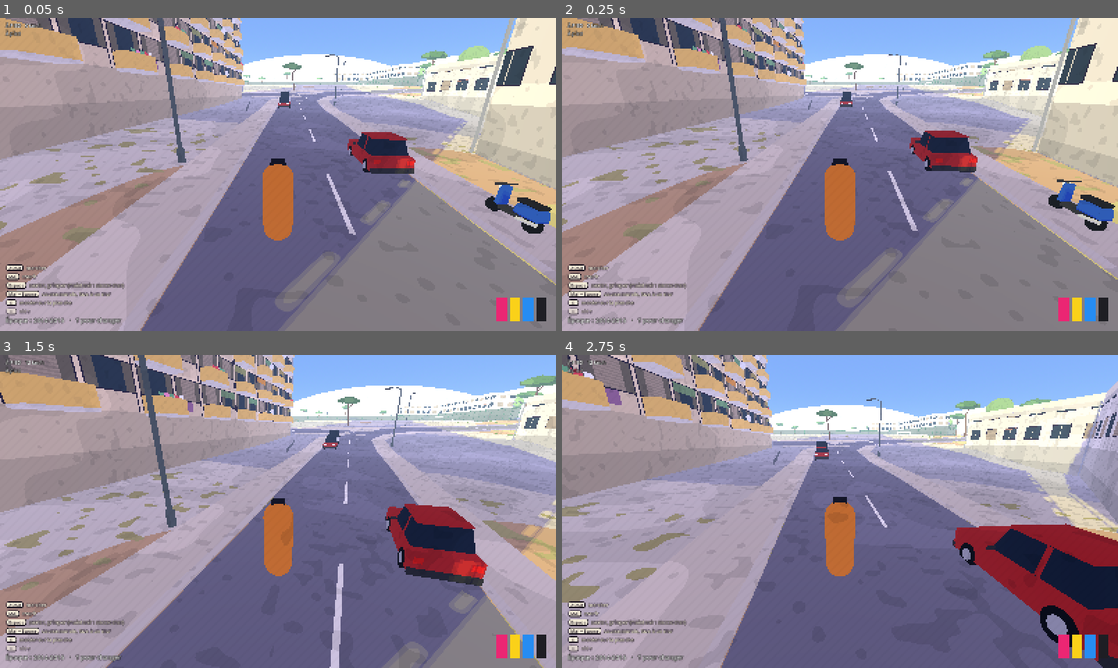
Above: before the commit, frames 1-4 (two rows, left to right).
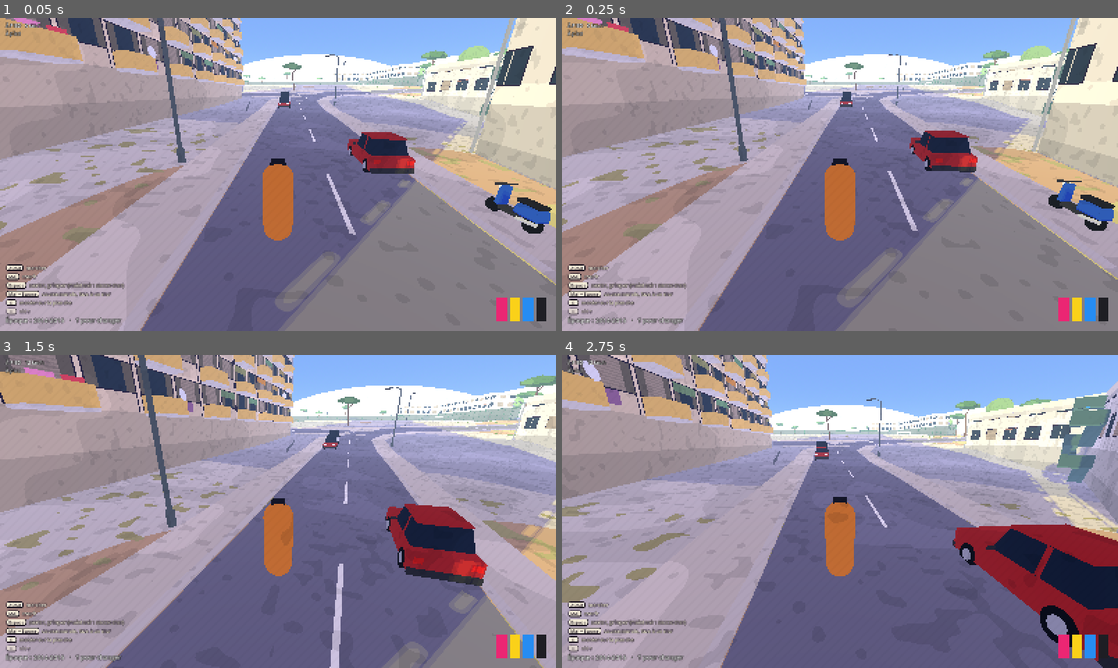
Above: after the commit, the same moments.

Repository: negoatapp-cyber/TRACE
Game: Godot game, scene res://scenes/lauriers.tscn
Same seed, same stepped clock (60 frames per second), same inputs: the game is played once before the commit and once after it.
Inputs (mouse positions are in pixels of both pictures, inside the frame that each line leads up to):
- Up to frame 1 (0.05 s): no input
- Up to frame 2 (0.25 s): no input
- Up to frame 3 (1.5 s): tap Enter (ui_accept) at 0.5 s; move the mouse to (305, 511) at 0.52 s; hold G (graff) 0.53-1.28 s; hold W (move_forward) from 0.53 s (still down); tap F (fouiller) at 0.6 s; click (305, 511) at 0.67 s; tap Space (jump) at 0.77, 1.07 s; move the mouse to (250, 511) at 1.27 s; tap G (graff) at 1.35 s
- Up to frame 4 (2.75 s): keep holding W (move_forward); tap Space (jump) at 1.52, 1.82 s; tap C (graff_color) at 1.55, 2.1 s; move the mouse to (851, 505) at 2.02 s; hold L (grind) from 2.03 s (still down)

The runs differ from the first frame. In frame 1, 0.3% of the frame differs, in the area x 2-91%, y 0-36%; in frame 2, 0.3%; in frame 3, 0.3%; in frame 4, 1.8%, in the area x 0-99%, y 0-42%.

Commit message:
Téléphone : seuls les boutons utiles s'affichent (à pied, skate, devant un mur → GRAFF et ses options, suspendu, véhicule, en train de peindre) ; accès aux toits vérifiés (échafaudage, escaliers de secours) ; reprise des toits de n°2
Co-Authored-By: Claude Opus 5.5 <noreply@anthropic.com>
Claude-Session: https://claude.ai/code/session_014E2dCjxvrNHpEzHYuDe4HQ

Diff:
--- a/scripts/graffiti.gd
+++ b/scripts/graffiti.gd
@@ -112,6 +112,26 @@
 
 
 const NOMS := {"tag": "TAG", "flop": "FLOP", "piece": "PIÈCE"}
+
+
+## Pour les boutons du téléphone.
+func peut_graffer() -> bool:
+	return _trace == null and not _cible.is_empty() and _joueur.mode == Player.Mode.WALK and _joueur.is_on_floor()
+
+
+func a_reprendre_ici() -> bool:
+	return _a_reprendre() >= 0
+
+
+func commande_tactile(c: String) -> void:
+	if not peut_graffer():
+		return
+	if c == "reprendre":
+		var i := _a_reprendre()
+		if i >= 0:
+			_commencer(poses[i].t, i)
+	elif reserve[bombe] >= COUT[c]:
+		_commencer(c)
 
 
 ## Un flop ou une pièce inachevés, sur le mur qu'on regarde : un appui bref les reprend.
--- a/scripts/habillage.gd
+++ b/scripts/habillage.gd
@@ -436,6 +436,12 @@
 	f.set("habillage", self)
 	add_child(f)
 	f.call("construire", batiments)
+	var g := Node3D.new()
+	g.set_script(load("res://scripts/habillage_toits.gd"))
+	g.name = "AccesToits"
+	g.set("habillage", self)
+	add_child(g)
+	g.call("construire", batiments, Q.epoque)
 
 
 # ───────────────────────── vieux graffitis, affiches, effacements ─────────────────────────
--- a/scripts/habillage_facades.gd
+++ b/scripts/habillage_facades.gd
@@ -78,7 +78,7 @@
 			continue
 		var d := (b - a) / long
 		var n := _normale_dehors(a, b, poly)
-		if style in AVEC_BALCONS and long >= 8.0:
+		if style in AVEC_BALCONS and long >= 15.0:  # pas de balcons sur les pignons
 			_balcons(corps, a, d, n, u, long, moy, niveaux, etage, travee, garde)
 		elif style in AVEC_DALLES:
 			_dalles(a, b, d, n, long, moy, niveaux, etage, mur.darkened(0.08))
@@ -122,9 +122,9 @@
 			if k < PRISES_BASSES or colonne:
 				var cs := CollisionShape3D.new()
 				var sh := BoxShape3D.new()
-				sh.size = Vector3(larg, GARDE_CORPS + 0.16, BALCON_PROFOND)
+				sh.size = Vector3(larg, GARDE_CORPS + 0.06, BALCON_PROFOND)
 				cs.shape = sh
-				cs.transform = Transform3D(base, o + base.z * (BALCON_PROFOND * 0.5) + Vector3.UP * (GARDE_CORPS * 0.5 - 0.08))
+				cs.transform = Transform3D(base, o + base.z * (BALCON_PROFOND * 0.5) + Vector3.UP * (GARDE_CORPS * 0.5 - 0.13))
 				corps.add_child(cs)
 				n_prises += 1
 
--- /dev/null
+++ b/scripts/habillage_toits.gd
@@ -0,0 +1,262 @@
+extends Node3D
+## TRACE — décor des accès aux toits (conversation n°2, lot 2).
+##  - L'échafaudage du pignon nord de la grande barre (2014-2015, pendant la réhabilitation) :
+##    tubes, planchers tous les 2 m, bâches bleues, filet de chantier.
+##  - Les escaliers de secours métalliques du lycée, de l'école, de l'hôpital et de l'internat.
+## Tout est solide (on peut marcher sur les planchers et monter les escaliers), dans le groupe « prise ».
+## La façon de grimper est le travail de n°1 : la liste « acces » donne, pour chaque accès,
+## son point de départ au sol, la hauteur du toit et l'orientation du mur.
+## Code couleur de la DA : le bleu bâche signale ce qui s'escalade.
+
+const TOON := preload("res://shaders/bd_toon.gdshader")
+const BACHE := Color(0.20, 0.52, 0.85)
+const TUBE := Color(0.62, 0.64, 0.66)
+const PLANCHER := Color(0.72, 0.58, 0.38)
+const METAL := Color(0.30, 0.42, 0.40)   # escaliers de secours : vert sombre, peinture antirouille
+
+const NIVEAU := 2.0          # écart entre deux planchers d'échafaudage
+const COLONNE := 1.5         # largeur d'une travée d'échafaudage
+const PROFONDEUR := 1.1      # profondeur des planchers
+const ECART_MUR := 0.3       # distance entre l'échafaudage et le mur
+
+## Escaliers de secours : nom du bâtiment, numéro du côté (0 = premier côté du relevé), position le long du côté.
+const ESCALIERS := [["Lycée", -1, 0.25], ["École des Lauriers", -1, 0.3], ["Hôpital 2", -1, 0.5], ["Internat", -1, 0.5]]
+
+var habillage: Node
+var _paquets := {}
+var _cube := BoxMesh.new()
+var acces: Array = []        # [nom, départ au sol, altitude du toit, normale du mur, extra] pour n°1 et la carte
+
+
+func construire(batiments: Array, epoque: String) -> void:
+	_cube.size = Vector3.ONE
+	for c in batiments:
+		var nom: String = c[1]
+		var poly := _poly(c[4])
+		var moy := 0.0
+		for p in poly:
+			moy += h(p.x, p.y)
+		moy /= poly.size()
+		var toit := moy + float(c[2])
+		if nom == "Grande barre des Lauriers" and epoque == "avant":
+			_echafaudage(poly, toit)
+		for e: Array in ESCALIERS:
+			if e[0] == nom:
+				_escalier_secours(nom, poly, int(e[1]), float(e[2]), toit)
+	_poser_paquets()
+	for p in acces:
+		print("Accès au toit : %s (%.0f m)" % [p[0], p[2] - h(p[1].x, p[1].z)])
+
+
+func h(x: float, z: float) -> float:
+	return habillage.h(x, z)
+
+
+# ───────────────────────── échafaudage de la barre ─────────────────────────
+
+func _echafaudage(poly: PackedVector2Array, toit: float) -> void:
+	# Le pignon nord : le côté le plus au nord parmi les côtés courts.
+	var meilleur := -1
+	var zmax := -INF
+	for k in poly.size():
+		var a := poly[k]
+		var b := poly[(k + 1) % poly.size()]
+		var l := a.distance_to(b)
+		if l > 6.0 and l < 16.0 and (a.y + b.y) * 0.5 > zmax:
+			zmax = (a.y + b.y) * 0.5
+			meilleur = k
+	if meilleur < 0:
+		return
+	var a := poly[meilleur]
+	var b := poly[(meilleur + 1) % poly.size()]
+	var long := a.distance_to(b)
+	var d := (b - a) / long
+	var n := _normale_dehors(a, b, poly)
+	var base := _base(n)
+	var nb_col := int(floor((long - 0.6) / COLONNE))
+	var debut := (long - nb_col * COLONNE) * 0.5
+	var milieu := a + d * (long * 0.5) + n * (ECART_MUR + PROFONDEUR * 0.5)
+	var y0 := h(milieu.x, milieu.y)
+	# Le dernier plancher est 1,5 m sous le haut de l'acrotère : on s'y hisse pour passer sur le toit.
+	var nb_niv := int(round((toit + 0.75 - 1.5 - y0) / NIVEAU))
+	var niveau := (toit + 0.75 - 1.5 - y0) / nb_niv
+	var corps := StaticBody3D.new()
+	corps.name = "Echafaudage_barre"
+	corps.add_to_group("prise")
+	add_child(corps)
+	var c_route := int(nb_col / 2) - 1   # le zigzag occupe deux travées au milieu
+	for i in nb_col + 1:
+		# Montants (intérieur et extérieur), du sol jusqu'au-dessus du toit.
+		for prof: float in [ECART_MUR, ECART_MUR + PROFONDEUR]:
+			var p := a + d * (debut + i * COLONNE) + n * prof
+			var sol := h(p.x, p.y)
+			var haut := toit + 1.2
+			_ajouter("tube", TUBE, Transform3D(Basis.from_scale(Vector3(0.06, haut - sol, 0.06)), Vector3(p.x, (sol + haut) * 0.5, p.y)))
+	for niv in range(1, nb_niv + 1):
+		var y := y0 + niv * niveau
+		for i in nb_col:
+			var c := a + d * (debut + (i + 0.5) * COLONNE) + n * (ECART_MUR + PROFONDEUR * 0.5)
+			var o := Vector3(c.x, y, c.y)
+			var sur_route := (i == c_route and niv % 2 == 1) or (i == c_route + 1 and niv % 2 == 0)
+			if sur_route:
+				# Plateau bâché : la face avant (0,8 m) est la prise sur laquelle on se hisse.
+				_ajouter("bache", BACHE, Transform3D(_ech(base, Vector3(COLONNE - 0.04, 0.8, PROFONDEUR)), o - Vector3.UP * 0.4))
+				_boite(corps, base, Vector3(COLONNE, 0.8, PROFONDEUR), o - Vector3.UP * 0.4)
+			else:
+				_ajouter("plancher", PLANCHER, Transform3D(_ech(base, Vector3(COLONNE - 0.04, 0.06, PROFONDEUR)), o - Vector3.UP * 0.03))
+				_boite(corps, base, Vector3(COLONNE, 0.06, PROFONDEUR), o - Vector3.UP * 0.03)
+			# Lisses : garde-corps côté vide (visuel seulement) et plinthe.
+			var ext := o + base.z * (PROFONDEUR * 0.5)
+			_ajouter("tube", TUBE, Transform3D(_ech(base, Vector3(COLONNE, 0.05, 0.05)), ext + Vector3.UP * 1.0))
+			_ajouter("tube", TUBE, Transform3D(_ech(base, Vector3(COLONNE, 0.05, 0.05)), ext + Vector3.UP * 0.5))
+		# Diagonale de contreventement une travée sur trois.
+		for i in range(0, nb_col, 3):
+			var p := a + d * (debut + (i + 0.5) * COLONNE) + n * (ECART_MUR + PROFONDEUR)
+			var diag := atan2(niveau, COLONNE)
+			var bd := base * Basis(Vector3.BACK, diag)
+			_ajouter("tube", TUBE, Transform3D(_ech(bd, Vector3(sqrt(niveau * niveau + COLONNE * COLONNE), 0.05, 0.05)), Vector3(p.x, y - niveau * 0.5, p.y)))
+	# Filet de chantier sur le haut, pour la silhouette de loin.
+	var pf := a + d * (long * 0.5) + n * (ECART_MUR + PROFONDEUR + 0.05)
+	_ajouter("filet", Color(0.85, 0.88, 0.9), Transform3D(_ech(base, Vector3(nb_col * COLONNE, 1.4, 0.02)), Vector3(pf.x, toit + 0.5, pf.y)))
+	var depart := a + d * (debut + (c_route + 0.5) * COLONNE) + n * (ECART_MUR + PROFONDEUR + 0.8)
+	acces.append(["échafaudage de la barre", Vector3(depart.x, h(depart.x, depart.y), depart.y), toit, Vector3(n.x, 0, n.y), Vector3(d.x, 0, d.y)])
+	# Panneau de chantier au pied (sans marque).
+	var pp := a + d * (debut - 1.2) + n * 2.0
+	_ajouter("panneau", Color(0.95, 0.93, 0.85), Transform3D(_ech(base, Vector3(2.0, 1.3, 0.05)), Vector3(pp.x, h(pp.x, pp.y) + 1.6, pp.y)))
+	_ajouter("tube", TUBE, Transform3D(Basis.from_scale(Vector3(0.06, 2.2, 0.06)), Vector3(pp.x, h(pp.x, pp.y) + 1.1, pp.y)))
+
+
+# ───────────────────────── escaliers de secours ─────────────────────────
+
+func _escalier_secours(nom: String, poly: PackedVector2Array, cote: int, pos: float, toit: float) -> void:
+	# Côté choisi, ou à défaut le plus long.
+	var k := cote
+	if k < 0:
+		var lmax := 0.0
+		for j in poly.size():
+			var l := poly[j].distance_to(poly[(j + 1) % poly.size()])
+			if l > lmax:
+				lmax = l
+				k = j
+	var a := poly[k]
+	var b := poly[(k + 1) % poly.size()]
+	var long := a.distance_to(b)
+	var d := (b - a) / long
+	var n := _normale_dehors(a, b, poly)
+	var base := _base(n)
+	const RUN := 3.2       # longueur d'une volée
+	const PALIER := 1.2
+	const VOIE := 1.0      # largeur d'une volée
+	var t0 := clampf(long * pos, PALIER + 0.5, long - RUN - PALIER * 2 - 0.5)
+	var p0 := a + d * t0    # début de la première volée, contre le mur
+	var y0 := h(p0.x + n.x * 1.5, p0.y + n.y * 1.5)
+	var cible := toit - 1.3  # dernier palier : on se hisse ensuite sur l'acrotère (+2,05 m)
+	var nb := maxi(2, int(round((cible - y0) / 1.5)))
+	var r := (cible - y0) / nb
+	var corps := StaticBody3D.new()
+	corps.name = "Escalier_" + nom.validate_node_name()
+	corps.add_to_group("prise")
+	add_child(corps)
+	var pente := atan2(r, RUN)
+	for v in nb:
+		var aller := v % 2 == 0
+		var voie := 0.5 if aller else 1.5     # distance du mur au milieu de la volée
+		var bas := y0 + v * r
+		var dep := p0 if aller else p0 + d * RUN
+		var sens := d if aller else -d
+		var mid := dep + sens * (RUN * 0.5) + n * (ECART_MUR + voie)
+		# Repère de la volée : x le long de la montée.
+		var x := Vector3(sens.x, 0, sens.y)
+		var bv := Basis(x, Vector3.UP, x.cross(Vector3.UP)) * Basis(Vector3.BACK, pente)
+		var lg := sqrt(RUN * RUN + r * r)
+		var centre := Vector3(mid.x, bas + r * 0.5, mid.y)
+		_ajouter("metal", METAL, Transform3D(_ech(bv, Vector3(lg, 0.08, VOIE)), centre - bv.y * 0.04))
+		_boite(corps, bv, Vector3(lg, 0.08, VOIE), centre - bv.y * 0.04)
+		# Marches dessinées (visuel) et main courante.
+		var nb_m := int(r / 0.18)
+		for m in nb_m:
+			var f := (m + 0.5) / nb_m
+			var pm := Vector3(dep.x, bas, dep.y) + x * (RUN * f) + Vector3(n.x, 0, n.y) * (ECART_MUR + voie) + Vector3.UP * (r * f + 0.02)
+			_ajouter("marche", METAL.darkened(0.25), Transform3D(_ech(Basis(x, Vector3.UP, x.cross(Vector3.UP)), Vector3(0.04, 0.03, VOIE)), pm))
+		if not aller:
+			_ajouter("rampe", METAL.darkened(0.15), Transform3D(_ech(bv, Vector3(lg, 0.05, 0.05)), centre + Vector3.UP * 0.95 + Vector3(n.x, 0, n.y) * (VOIE * 0.5)))
+		# Palier d'arrivée, sur les deux voies.
+		var arr := dep + sens * RUN + sens * (PALIER * 0.5)
+		var pc := arr + n * (ECART_MUR + 1.0)
+		var yp := bas + r
+		_ajouter("metal", METAL, Transform3D(_ech(base, Vector3(PALIER, 0.1, 2.0)), Vector3(pc.x, yp - 0.05, pc.y)))
+		_boite(corps, base, Vector3(PALIER, 0.1, 2.0), Vector3(pc.x, yp - 0.05, pc.y))
+		var bord := arr + sens * (PALIER * 0.5)
+		_ajouter("rampe", METAL.darkened(0.15), Transform3D(_ech(base, Vector3(0.05, 1.0, 2.0)), Vector3(bord.x + n.x * (ECART_MUR + 1.0), yp + 0.5, bord.y + n.y * (ECART_MUR + 1.0))))
+		_ajouter("rampe", METAL.darkened(0.15), Transform3D(_ech(base, Vector3(PALIER, 1.0, 0.05)), Vector3(pc.x, yp + 0.5, pc.y) + base.z * 1.0))
+	# Le dernier palier est en bleu bâche : c'est là qu'on se hisse.
+	var arr_fin := (p0 + d * (RUN + PALIER * 0.5)) if (nb - 1) % 2 == 0 else (p0 - d * (PALIER * 0.5))
+	var pc := arr_fin + n * (ECART_MUR + 1.0)
+	_ajouter("bache", BACHE, Transform3D(_ech(base, Vector3(PALIER, 0.04, 2.0)), Vector3(pc.x, cible + 0.01, pc.y)))
+	var dep_sol := p0 + n * (ECART_MUR + 0.5) - d * 1.0
+	var fin := pc - n * 0.6
+	acces.append(["escalier de secours : " + nom, Vector3(dep_sol.x, h(dep_sol.x, dep_sol.y), dep_sol.y), toit, Vector3(n.x, 0, n.y), Vector3(fin.x, cible, fin.y)])
+
+
+# ───────────────────────── briques ─────────────────────────
+
+func _boite(corps: StaticBody3D, b: Basis, taille: Vector3, o: Vector3) -> void:
+	var cs := CollisionShape3D.new()
+	var sh := BoxShape3D.new()
+	sh.size = taille
+	cs.shape = sh
+	cs.transform = Transform3D(b.orthonormalized(), o)
+	corps.add_child(cs)
+
+
+func _ech(b: Basis, e: Vector3) -> Basis:
+	return b * Basis.from_scale(e)
+
+
+func _base(n: Vector2) -> Basis:
+	var z := Vector3(n.x, 0, n.y).normalized()
+	return Basis(Vector3.UP.cross(z), Vector3.UP, z)
+
+
+func _normale_dehors(a: Vector2, b: Vector2, poly: PackedVector2Array) -> Vector2:
+	var d := (b - a).normalized()
+	var nrm := Vector2(d.y, -d.x)
+	if Geometry2D.is_point_in_polygon((a + b) * 0.5 + nrm * 0.3, poly):
+		nrm = -nrm
+	return nrm
+
+
+func _ajouter(cle: String, c: Color, t: Transform3D) -> void:
+	if not _paquets.has(cle):
+		_paquets[cle] = [c, []]
+	(_paquets[cle][1] as Array).append(t)
+
+
+func _poser_paquets() -> void:
+	for cle in _paquets:
+		var liste: Array = _paquets[cle][1]
+		var mm := MultiMesh.new()
+		mm.transform_format = MultiMesh.TRANSFORM_3D
+		mm.mesh = _cube
+		mm.instance_count = liste.size()
+		for i in liste.size():
+			mm.set_instance_transform(i, liste[i])
+		var mi := MultiMeshInstance3D.new()
+		mi.multimesh = mm
+		var m := ShaderMaterial.new()
+		m.shader = TOON
+		m.set_shader_parameter("couleur", _paquets[cle][0])
+		m.set_shader_parameter("grain", 0.4)
+		mi.material_override = m
+		mi.name = "Toits_" + cle
+		add_child(mi)
+
+
+func _poly(s: String) -> PackedVector2Array:
+	var out := PackedVector2Array()
+	for p in s.split(" ", false):
+		var xy := p.split(",")
+		out.append(Vector2(float(xy[0]), float(xy[1])))
+	if out.size() > 2 and out[0].distance_to(out[out.size() - 1]) < 0.01:
+		out.remove_at(out.size() - 1)
+	return out
--- a/scripts/player_controller.gd
+++ b/scripts/player_controller.gd
@@ -210,7 +210,7 @@
 	var feet := global_position
 	var hit := {}
 	for hgt in [0.3, 0.9, 1.5]:
-		var q := PhysicsRayQueryParameters3D.create(feet + Vector3.UP * hgt, feet + Vector3.UP * hgt + fwd * 0.9)
+		var q := PhysicsRayQueryParameters3D.create(feet + Vector3.UP * hgt, feet + Vector3.UP * hgt + fwd * 1.2)
 		q.exclude = [get_rid()]
 		hit = space.intersect_ray(q)
 		if not hit.is_empty() and absf(hit.normal.y) < 0.4:
--- a/scripts/touch_controls.gd
+++ b/scripts/touch_controls.gd
@@ -1,5 +1,6 @@
 extends CanvasLayer
 ## Contrôles tactiles (autoload « TouchControls »), actifs seulement sur un écran tactile.
+## Seuls les boutons utiles à l'instant s'affichent (voir _choisir_boutons).
 ## Paysage : joystick de direction flottant à DROITE, boutons d'action à GAUCHE,
 ## glisser dans la zone libre (gauche / milieu) pour la caméra.
 ## Tout passe par les mêmes actions que le clavier et la manette (voir input_setup.gd).
@@ -16,22 +17,100 @@
 const JOY_RAYON := 95.0
 const SENS_CAMERA := 0.0055
 
-## [nom, libellé, action, maintenu, dx, dy, rayon]
+## Les emplacements des boutons d'action (à gauche) : [dx, dy, rayon].
 ## dx > 0 : depuis le bord gauche ; dx < 0 : depuis le bord droit.
 ## dy < 0 : depuis le bas (vers le haut) ; dy > 0 : depuis le haut.
-const BOUTONS := [
-	["jump", "SAUT", "jump", false, 150, -150, 82],
-	["push", "COURIR", "push", true, 330, -85, 56],
-	["board", "PLANCHE", "toggle_board", false, 330, -225, 56],
-	["flip", "FLIP", "kickflip", false, 175, -330, 50],
-	["shove", "SHOVE", "shove_it", false, 335, -355, 50],
-	["grind", "GRIND", "grind", true, 480, -225, 50],
-	["graff", "GRAFF", "graff", true, 480, -85, 50],
-	["couleur", "COUL.", "graff_color", false, 620, -85, 40],
-	["fouille", "FOUILLE", "fouiller", false, 620, -215, 40],
-	["reset", "DÉPART", "reset", false, -60, 55, 34],
-	["bd", "BD", "style_bd", false, -150, 55, 34],
-]
+const PLACES := {
+	"A": [150, -150, 82],   # le gros bouton principal
+	"B": [330, -85, 56],
+	"C": [330, -225, 56],
+	"D": [175, -330, 50],
+	"E": [335, -355, 50],
+	"F": [480, -225, 50],
+	"G": [480, -85, 50],
+	"H": [620, -150, 42],
+	"haut": [-60, 55, 34],
+}
+## [nom, libellé, action, maintenu]. Une action qui commence par « : » est une commande
+## envoyée au graffiti (choix dans le menu GRAFF).
+const BOUTONS := {
+	"saut": ["SAUT", "jump", false],
+	"courir": ["COURIR", "push", true],
+	"planche": ["PLANCHE", "toggle_board", false],
+	"pousser": ["POUSSER", "push", true],
+	"ollie": ["OLLIE", "jump", true],
+	"flip": ["FLIP", "kickflip", false],
+	"shove": ["SHOVE", "shove_it", false],
+	"grind": ["GRIND", "grind", true],
+	"graff": ["GRAFF", ":menu", false],
+	"fouille": ["FOUILLE", "fouiller", false],
+	"monter": ["MONTER", "monter", false],
+	"tag": ["TAG", ":tag", false],
+	"flop": ["FLOP", ":flop", false],
+	"piece": ["PIÈCE", ":piece", false],
+	"reprendre": ["REPRENDRE", ":reprendre", false],
+	"couleur": ["COUL.", "graff_color", false],
+	"fermer": ["✕", ":fermer", false],
+	"poser": ["SUITE", "graff", false],
+	"arret": ["ARRÊT", "ui_cancel", false],
+	"hisser": ["MONTER", "jump", false],
+	"lacher": ["LÂCHER", ":lacher", false],
+	"roue": ["ROUE AR.", "jump", true],
+	"descendre": ["DESCENDRE", "monter", false],
+	"reset": ["DÉPART", "reset", false],
+}
+var _menu_graff := false
+var _visibles: Array = []    ## [nom, place] des boutons affichés en ce moment
+var _contexte := ""
+
+
+## Ce qu'on peut faire là, tout de suite : seuls ces boutons s'affichent.
+## À pied : se déplacer ; en skate : les figures ; devant un mur : GRAFF, qui ouvre ses options ;
+## suspendu : monter ou lâcher ; en véhicule : roue arrière, descendre ; en train de peindre : suite, arrêt.
+func _choisir_boutons() -> void:
+	var j := get_tree().get_first_node_in_group("player")
+	var scene := get_tree().current_scene
+	var g: Node = scene.get_node_or_null("Graffiti") if scene else null
+	var cond: Node = scene.find_child("Conduite", true, false) if scene else null
+	var liste: Array = []
+	var ctx := "pied"
+	if g and g.get("_trace") != null:
+		ctx = "trace"
+		liste = [["poser", "A"], ["arret", "B"]]
+	elif cond and cond.get("actuel") != null:
+		ctx = "conduite"
+		liste = [["roue", "A"], ["descendre", "C"]]
+	elif j and j.get("suspendu"):
+		ctx = "suspendu"
+		liste = [["hisser", "A"], ["lacher", "B"]]
+	elif j and j.get("mode") == 1:
+		ctx = "skate"
+		liste = [["ollie", "A"], ["pousser", "B"], ["planche", "C"], ["flip", "D"], ["shove", "E"], ["grind", "F"]]
+	elif _menu_graff and g and g.call("peut_graffer"):
+		ctx = "menu_graff"
+		liste = [["tag", "G"], ["flop", "F"], ["piece", "E"], ["couleur", "B"], ["fermer", "C"]]
+		if g.call("a_reprendre_ici"):
+			liste.append(["reprendre", "D"])
+	else:
+		_menu_graff = false
+		liste = [["saut", "A"], ["courir", "B"], ["planche", "C"]]
+		if g and g.call("peut_graffer"):
+			liste.append(["graff", "G"])
+		if g and g.call("_conteneur_proche") != null:
+			liste.append(["fouille", "F"])
+		if cond and cond.has_method("_vehicule_proche") and cond.call("_vehicule_proche") != null:
+			liste.append(["monter", "D"])
+	liste.append(["reset", "haut"])
+	if ctx + str(liste) != _contexte:
+		_contexte = ctx + str(liste)
+		_visibles = liste
+		if _canvas:
+			_canvas.queue_redraw()
+
+
+func _process(_delta: float) -> void:
+	if actif:
+		_choisir_boutons()
 
 
 func _ready() -> void:
@@ -49,6 +128,13 @@
 	add_child(_canvas)
 
 
+## Un bouton affiché, sous la forme [nom, libellé, action, maintenu, dx, dy, rayon].
+func _bouton(v: Array) -> Array:
+	var d: Array = BOUTONS[v[0]]
+	var pl: Array = PLACES[v[1]]
+	return [v[0], d[0], d[1], d[2], pl[0], pl[1], pl[2]]
+
+
 func _centre(b: Array) -> Vector2:
 	var s := _canvas.size
 	var dy: float = b[5]
@@ -57,7 +143,10 @@
 
 
 func _bouton_sous(p: Vector2) -> Array:
-	for b in BOUTONS:
+	if _canvas == null:
+		return []
+	for v in _visibles:
+		var b := _bouton(v)
 		if p.distance_to(_centre(b)) <= float(b[6]) * 1.15:
 			return b
 	return []
@@ -144,11 +233,35 @@
 
 
 func _envoyer(action: String, presse: bool) -> void:
+	if action.begins_with(":"):
+		if presse:
+			_commande(action.substr(1))
+		return
 	var ev := InputEventAction.new()
 	ev.action = action
 	ev.pressed = presse
 	ev.strength = 1.0 if presse else 0.0
 	Input.parse_input_event(ev)
+
+
+## Les boutons du menu GRAFF et quelques gestes qui ne sont pas des actions du clavier.
+func _commande(c: String) -> void:
+	var scene := get_tree().current_scene
+	var g: Node = scene.get_node_or_null("Graffiti") if scene else null
+	match c:
+		"menu":
+			_menu_graff = true
+		"fermer":
+			_menu_graff = false
+		"tag", "flop", "piece", "reprendre":
+			_menu_graff = false
+			if g:
+				g.call("commande_tactile", c)
+		"lacher":
+			Input.action_press("move_back")
+			await get_tree().create_timer(0.1).timeout
+			Input.action_release("move_back")
+	_choisir_boutons()
 
 
 func _appliquer_joy() -> void:
@@ -177,7 +290,8 @@
 		var w0 := police.get_string_size(m, HORIZONTAL_ALIGNMENT_LEFT, -1, 40).x
 		_canvas.draw_string(police, Vector2((_canvas.size.x - w0) * 0.5, _canvas.size.y * 0.5), m,
 			HORIZONTAL_ALIGNMENT_LEFT, -1, 40, Color(1, 1, 1, 0.9))
-	for b in BOUTONS:
+	for v in _visibles:
+		var b := _bouton(v)
 		var c := _centre(b)
 		var r: float = b[6]
 		var on := int(_enfonces.get(b[0], 0)) > 0
Not shown, changed: .tools/capture.gd
Not shown, changed: .tools/verify_suspendu.gd
Not shown, added: .tools/verify_tactile.gd
Not shown, added: .tools/verify_toits.gd
Not shown, added: scripts/habillage_toits.gd.uid
